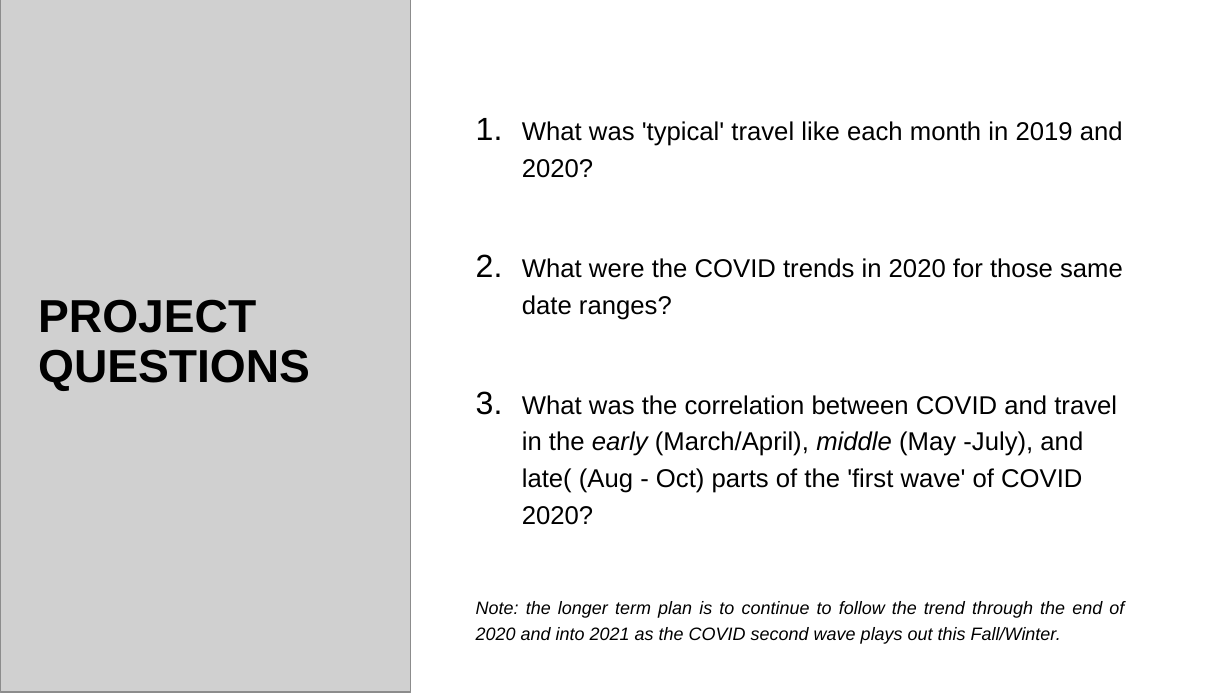
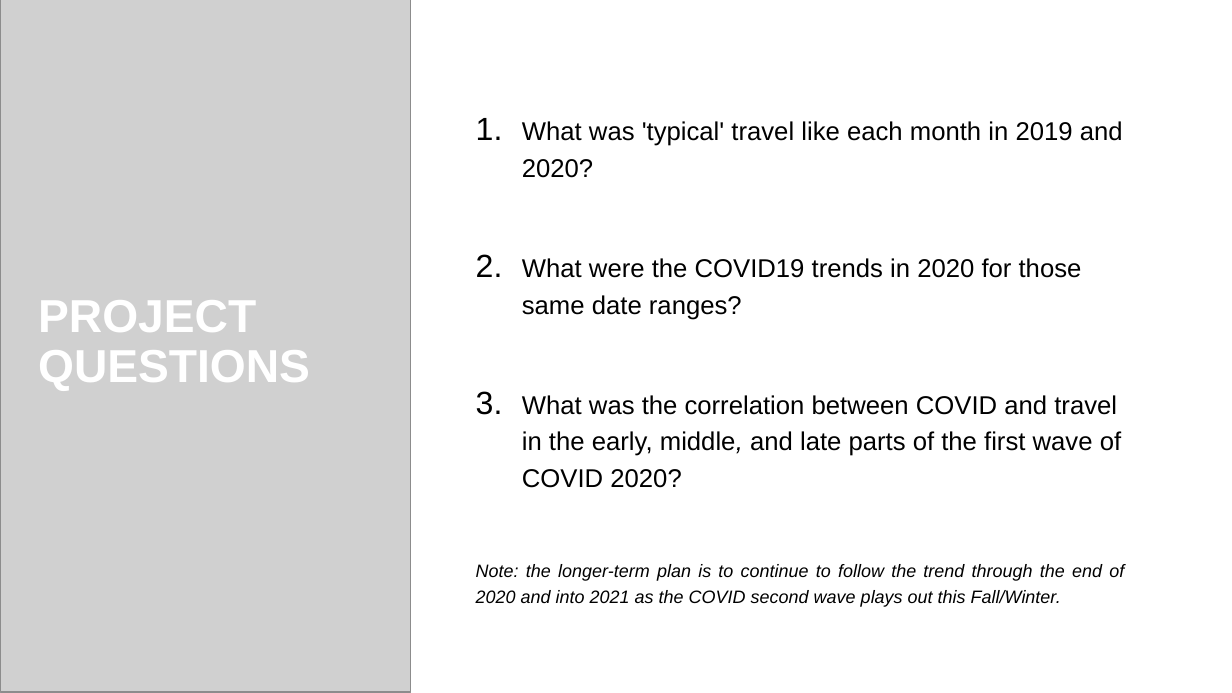
Before and after one commit to abielhammonds/COVID19_TravelStats_Project, a slide deck: slide 5 of COVID19_Travel Project Presentation.pptx (slide 6 before the commit). Drawn at 1232x693 pixels with LibreOffice and Linux fonts; fonts in the diff are those of the drawing; grey boxes stand for pictures; background and template pictures are left out. Boxes give left, top, right and bottom in pixels: in the first picture for what was removed or moved away, otherwise in the second. Text is boxed around its words. In the diff, an @@ line names an element or a change of style, - is before the commit and + after.

Commit message:
final presentation

```diff
--- a/COVID19_Travel Project Presentation.pptx
+++ b/COVID19_Travel Project Presentation.pptx
@@ title "PROJECT QUESTIONS" at (x1=38, y1=300, x2=310, y2=391): text colour #000000 to #FFFFFF @@
@@ text at (x1=476, y1=258, x2=1124, y2=607): text changed @@
-2. What were the COVID trends in 2020 for those same date ranges?
-3. What was the correlation between COVID and travel in the early (March/April), middle (May -July), and late( (Aug - Oct) parts of the 'first wave' of COVID 2020?
-Note: the longer term plan is to continue to follow the trend through the end of 2020 and into 2021 as the COVID second wave plays out this Fall/Winter.
+2. What were the COVID19 trends in 2020 for those same date ranges?
+3. What was the correlation between COVID and travel in the early, middle, and late parts of the first wave of COVID 2020?
+Note: the longer-term plan is to continue to follow the trend through the end of 2020 and into 2021 as the COVID second wave plays out this Fall/Winter.
```
Also in this commit, not shown: 5 other slides changed, 7 slides added, 48 slides removed.
